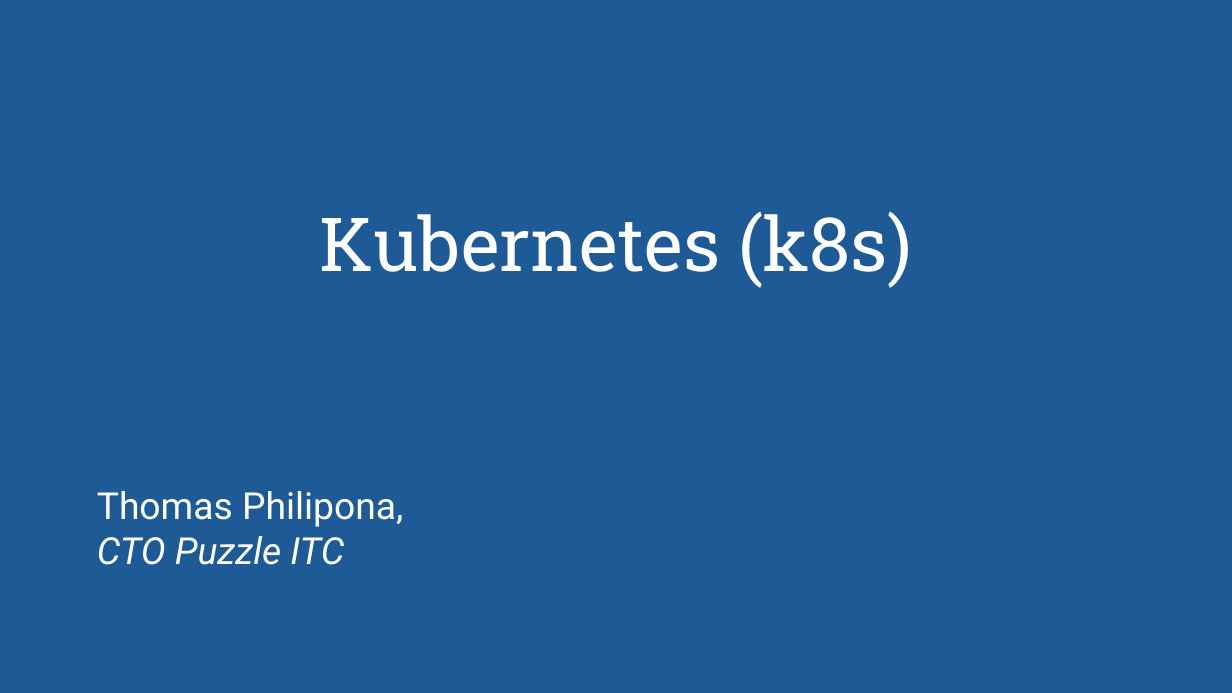
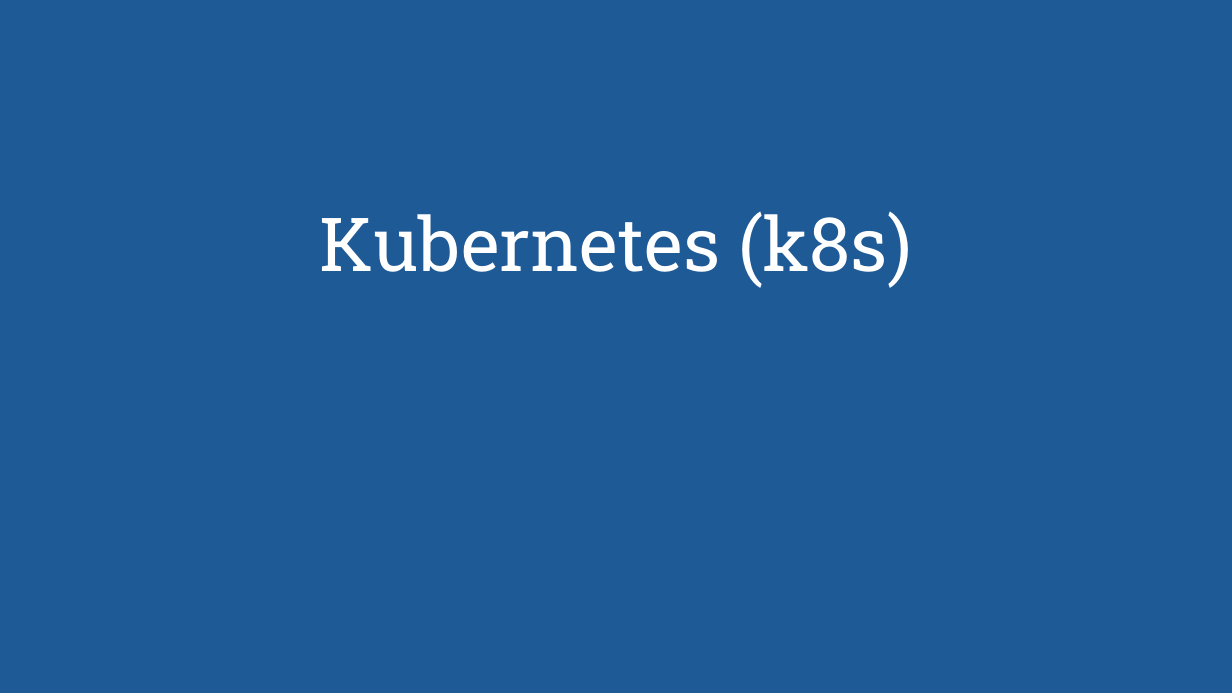
Before and after one commit to puzzle/kubernetes-techlab, a slide deck: slide 1 of presentation/kubernetes-workshop.odp. Drawn at 1232x693 pixels with LibreOffice and Linux fonts; fonts in the diff are those of the drawing; background and template pictures are left out. Boxes give left, top, right and bottom in pixels: in the first picture for what was removed or moved away, otherwise in the second. Text is boxed around its words. In the diff, an @@ line names an element or a change of style, - is before the commit and + after.

Commit message:
Update presentation and add pdf version

```diff
--- a/presentation/kubernetes-workshop.odp
+++ b/presentation/kubernetes-workshop.odp
@@ text removed at <box>97,491,403,565</box> @@
-Thomas Philipona,
-CTO Puzzle ITC
```
Also in this commit, not shown: 1 other slide changed, 1 other file.
